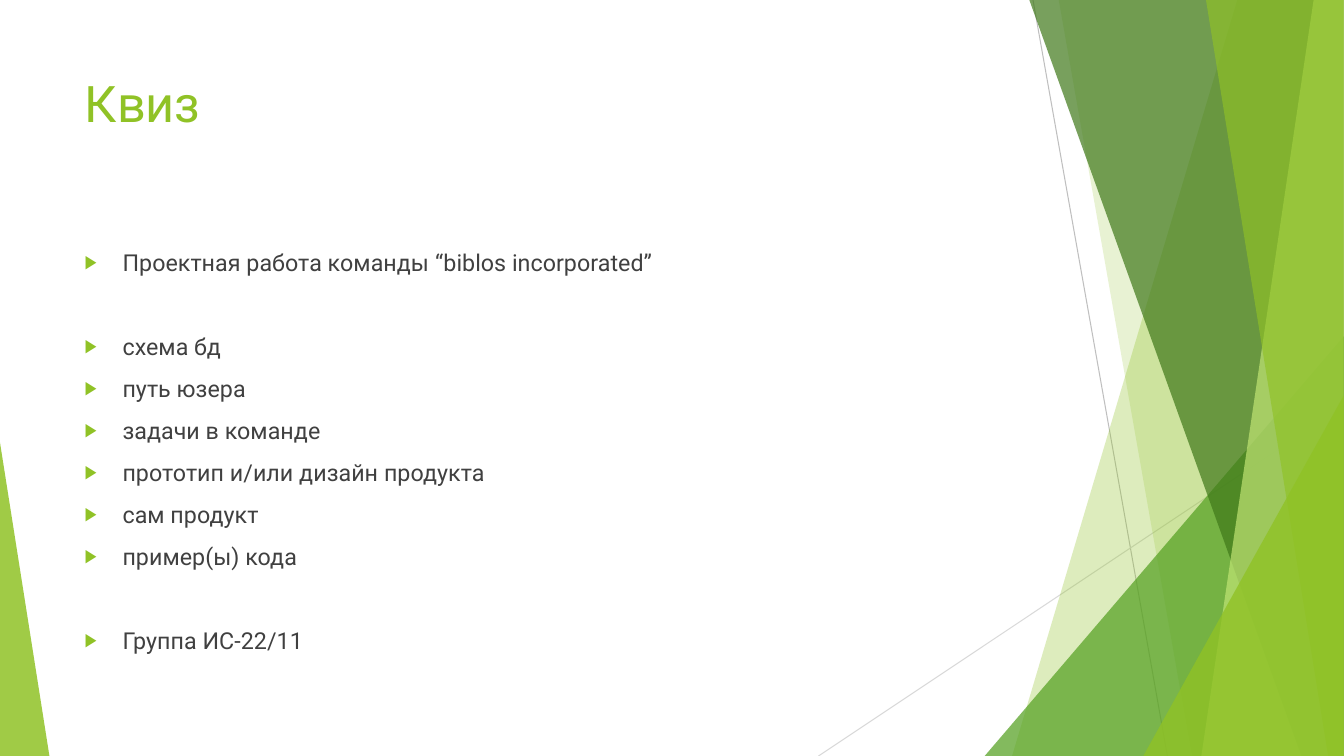
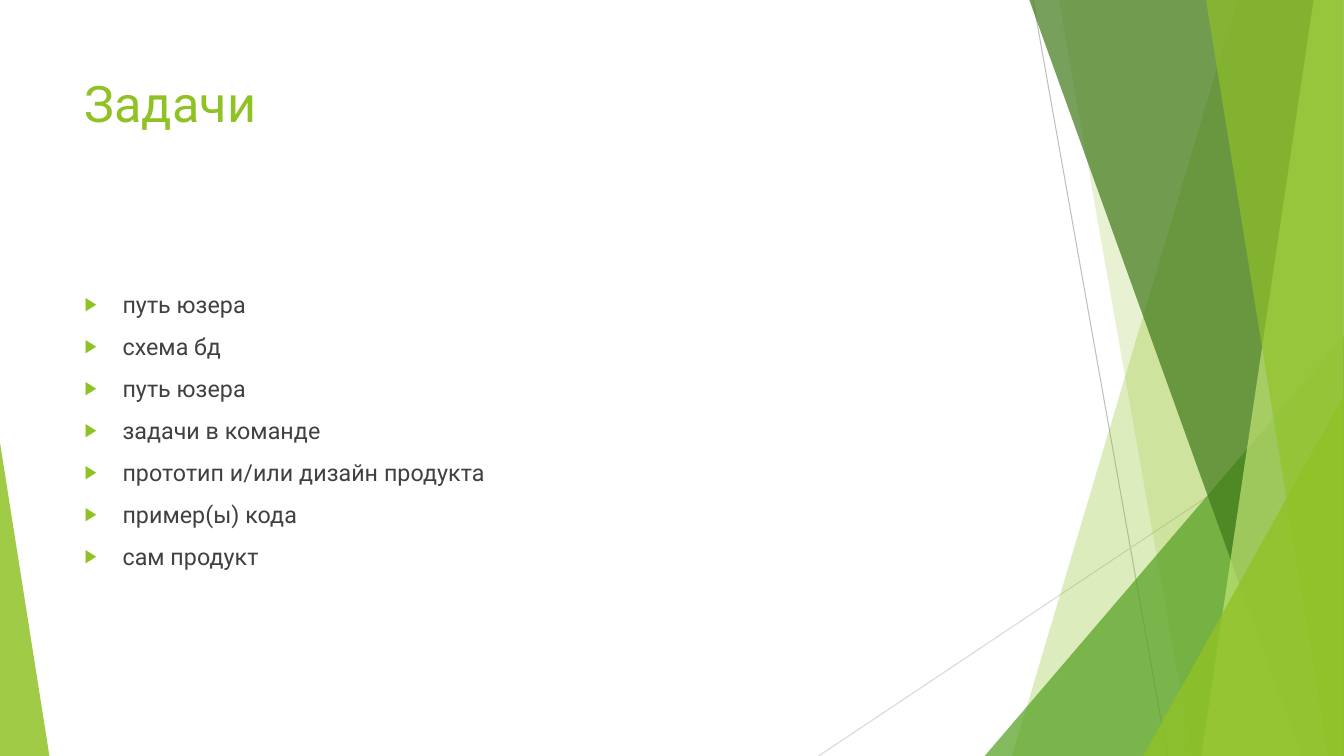
Before and after one commit to Me11ad/biblos.inc-project, a slide deck: slide 2 of Презентация Microsoft PowerPoint.pptx (slide 1 before the commit). Drawn at 1344x756 pixels with LibreOffice and Linux fonts; fonts in the diff are those of the drawing. Boxes give left, top, right and bottom in pixels: in the first picture for what was removed or moved away, otherwise in the second. Text is boxed around its words. In the diff, an @@ line names an element or a change of style, - is before the commit and + after.

```diff
--- a/Презентация Microsoft PowerPoint.pptx
+++ b/Презентация Microsoft PowerPoint.pptx
@@ title at (85, 85, 256, 130): text changed @@
-Квиз
+Задачи
@@ text at (123, 300, 246, 318): text changed @@
-▶ Проектная работа команды “biblos incorporated”
+▶ путь юзера
@@ text at (123, 504, 297, 528): paragraph added @@
+▶ пример(ы) кода
@@ text at (123, 546, 303, 654): paragraphs removed @@
-▶ пример(ы) кода
-▶ Группа ИС-22/11
```
Also in this commit, not shown: 1 other slide changed, 3 slides added, 1 slide removed.
